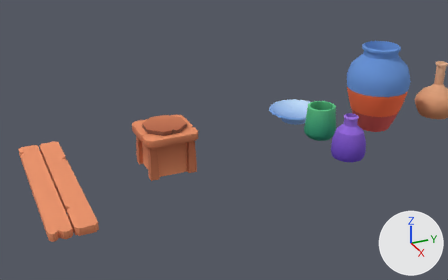
A saved change to the glTF model assets/models/misc-pottery.glb.
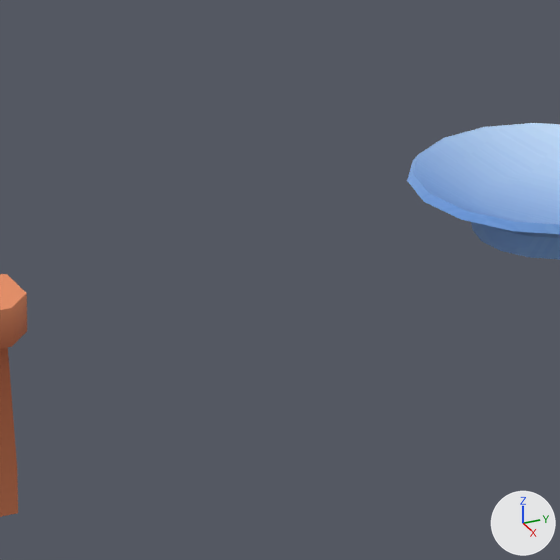
Old and new are each drawn from a 50 mm camera at (2.954, -0.977, 1.572) aimed at (-0.059, 0.379, 0.065) and again close up on the part from 43% to 66% of the width and 27% to 64% of the height. The lights are fixed; the arrows at lower right show +X, +Y and +Z. The last two pictures show the newer version.

The older version as bpy lines, for what is in view:
```python
me_platpot = bpy.data.meshes.new('PlatPot')
me_platpot.from_pydata(...)  # 97 vertices, 190 faces; spans x -0.175..0.175, y -0.175..0.175, z 0.0..0.075
me_platpot.materials.append(mat_colormap)  # picture img_colormap
me_workbench = bpy.data.meshes.new('workbench')
me_workbench.from_pydata(...)  # 95 vertices, 164 faces; spans x -0.148..0.148, y -0.148..0.148, z 0.0..0.237
me_workbench.materials.append(mat_colormap_004)  # picture img_colormap
ob_platepot = bpy.data.objects.new('PlatePot', me_platpot)
ob_platepot.location = (-0.3, 1.0, 0.0)
ob_workbench = bpy.data.objects.new('workbench', me_workbench)
ob_workbench.location = (0.0, 0.0, 0.0)
```
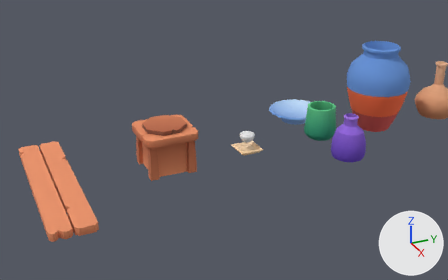
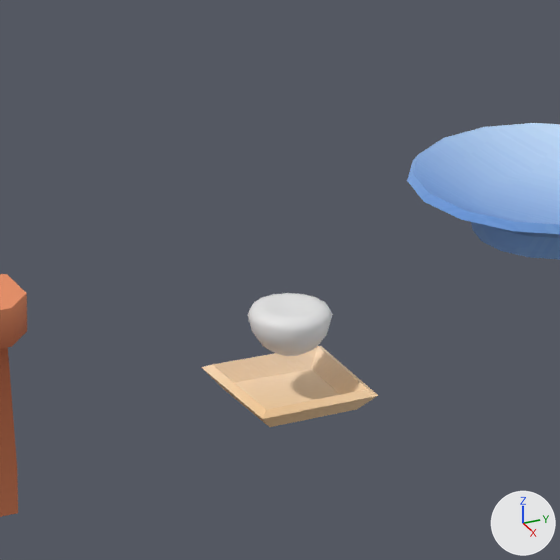
The change, as a list of edits to the scene's bpy script:
```text
Add me_sphere:
    me_sphere.from_pydata(...)  # 130 vertices, 256 faces; spans x -0.0459..0.0459, y -0.0459..0.0459, z -0.045..0.0104
Add me_cube:
    me_cube.from_pydata(...)  # 16 vertices, 30 faces; spans x -0.0719..0.0728, y -0.0719..0.0733, z 0.0..0.0262
    me_cube.materials.append(mat_colormap)  # picture img_colormap
Add ob_sponge:
    ob_sponge = bpy.data.objects.new('Sponge', me_sphere)
    ob_sponge.location = (0.0, 0.5, 0.1)
Add ob_spongeplate:
    ob_spongeplate = bpy.data.objects.new('SpongePlate', me_cube)
    ob_spongeplate.location = (0.0, 0.5, 0.0)
```

Where the change shows, as pixel boxes [x1, y1, x2, y2] in the close-ups (560 x 560 px):
'SpongePlate', added (beige): after [201, 346, 378, 427]
'Sponge', added: after [248, 293, 333, 356]
